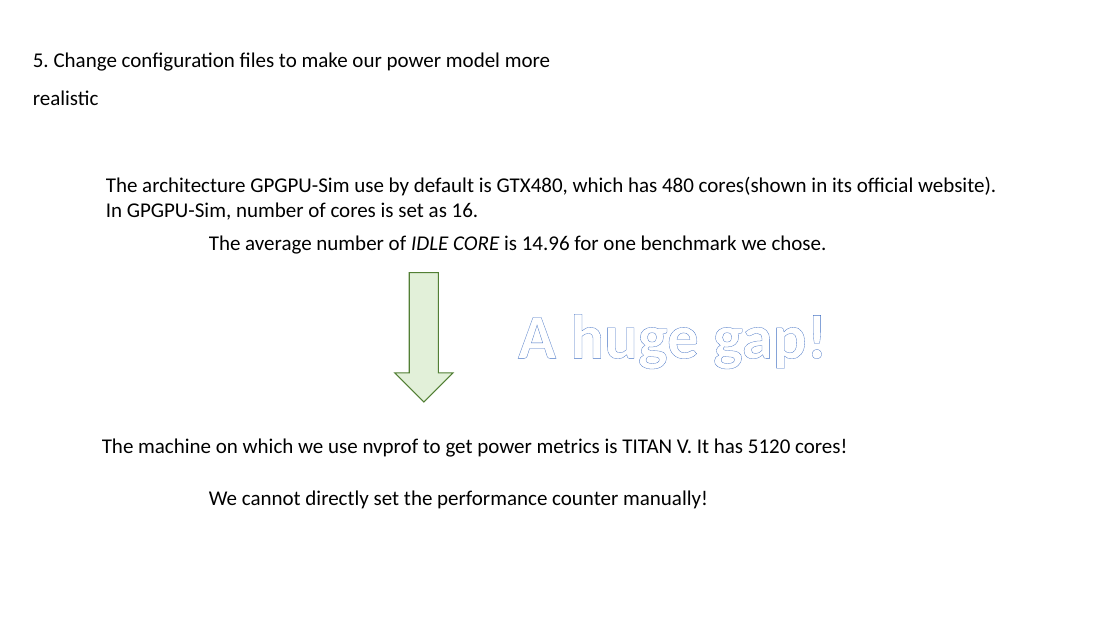
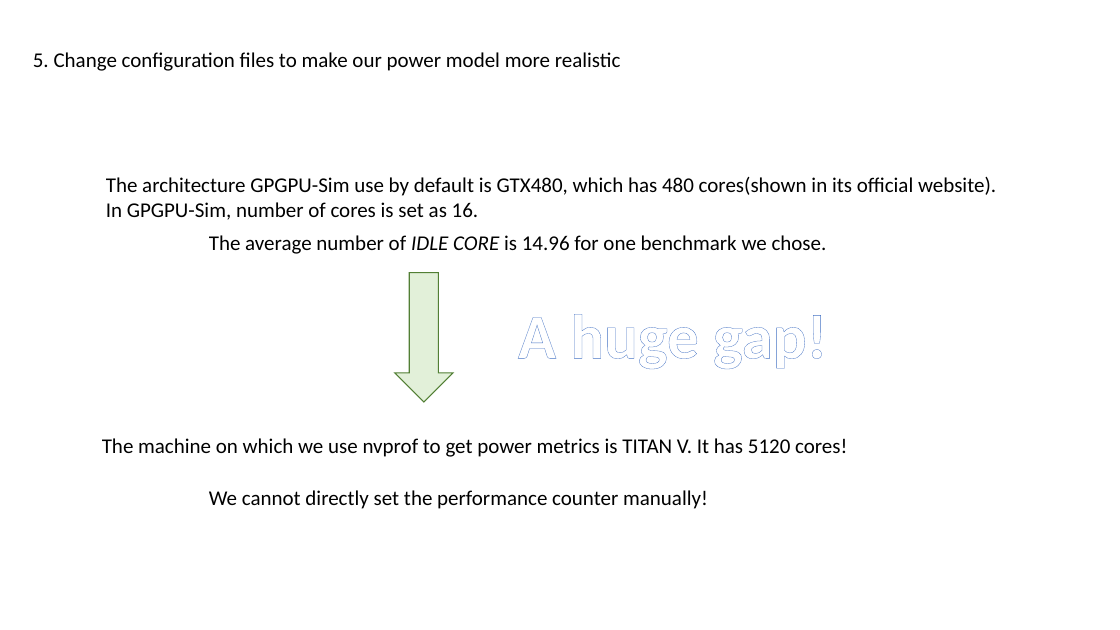
Before and after one commit to shenzongyi1997/GPU_learning, a slide deck: slide 19 of presentation/Shen Zongyi.pptx. Drawn at 1120x630 pixels with LibreOffice and Linux fonts; fonts in the diff are those of the drawing. Boxes give left, top, right and bottom in pixels: in the first picture for what was removed or moved away, otherwise in the second. Text is boxed around its words. In the diff, an @@ line names an element or a change of style, - is before the commit and + after.

```diff
--- a/presentation/Shen Zongyi.pptx
+++ b/presentation/Shen Zongyi.pptx
@@ text "5. Change configuration files to ..." rewrapped from (33, 52, 550, 105) to (33, 52, 621, 71) @@
```
Also in this commit, not shown: 13 other slides changed, 1 slide added.
